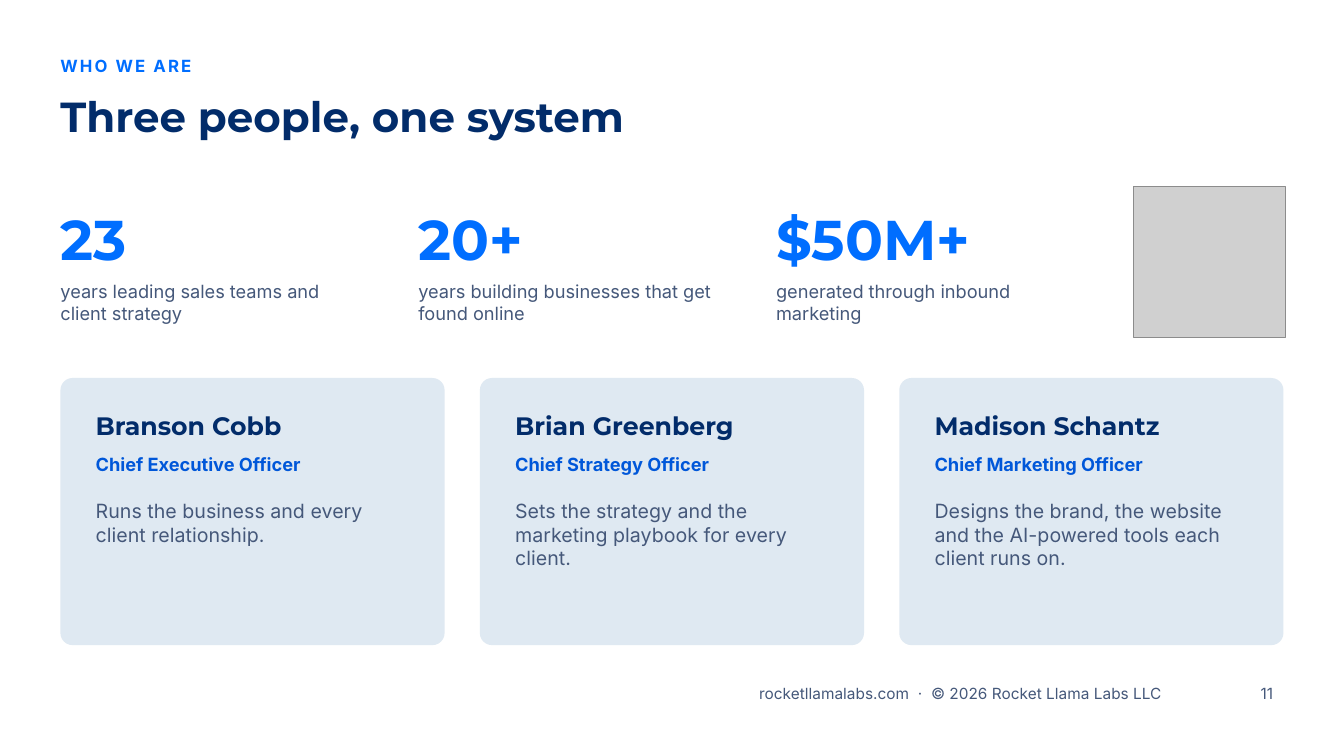
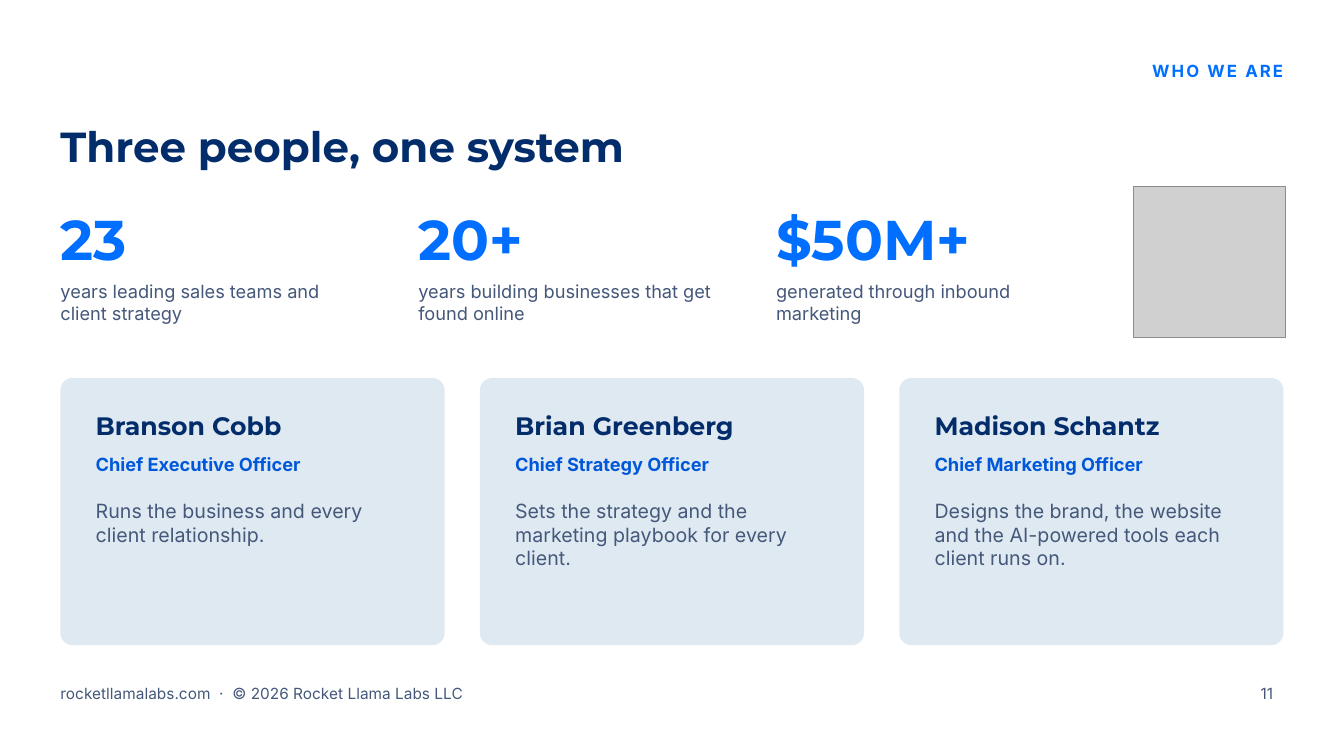
Before and after one commit to RocketLlamaLabs/rocketllama-website, a slide deck: slide 11 of public/slides/v1/rocket-llama-labs-sales-presentation-v1.pptx. Drawn at 1344x756 pixels with LibreOffice and Linux fonts; fonts in the diff are those of the drawing; grey boxes stand for pictures; background and template pictures are left out. Boxes give left, top, right and bottom in pixels: in the first picture for what was removed or moved away, otherwise in the second. Text is boxed around its words. In the diff, an @@ line names an element or a change of style, - is before the commit and + after.

```diff
--- a/public/slides/v1/rocket-llama-labs-sales-presentation-v1.pptx
+++ b/public/slides/v1/rocket-llama-labs-sales-presentation-v1.pptx
@@ text "WHO WE ARE": place and size @@
-text "WHO WE ARE" at [60,59,191,72]
+text "WHO WE ARE" at [1152,64,1283,77]
@@ text "WHO WE ARE" at [1152,64,1283,77]: alignment left to right @@
@@ title "Three people, one system": place and size @@
-title "Three people, one system" at [60,101,624,141]
+title "Three people, one system" at [60,131,624,171]
@@ text "rocketllamalabs.com · © 2026 Rocket ...": place and size @@
-text "rocketllamalabs.com · © 2026 Rocket ..." at [759,687,1161,699]
+text "rocketllamalabs.com · © 2026 Rocket ..." at [60,687,462,699]
@@ text "rocketllamalabs.com · © 2026 Rocket ..." at [60,687,462,699]: alignment right to left @@
```
Also in this commit, not shown: 11 other slides changed, 14 other files.
